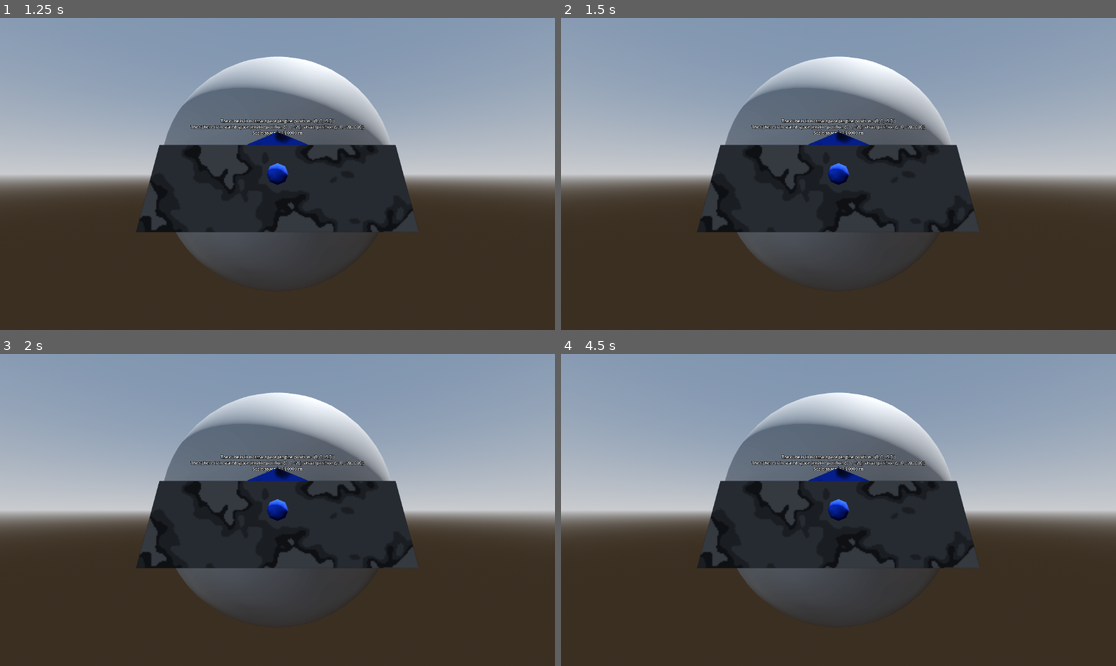
Above: before the commit, frames 1-4 (two rows, left to right).
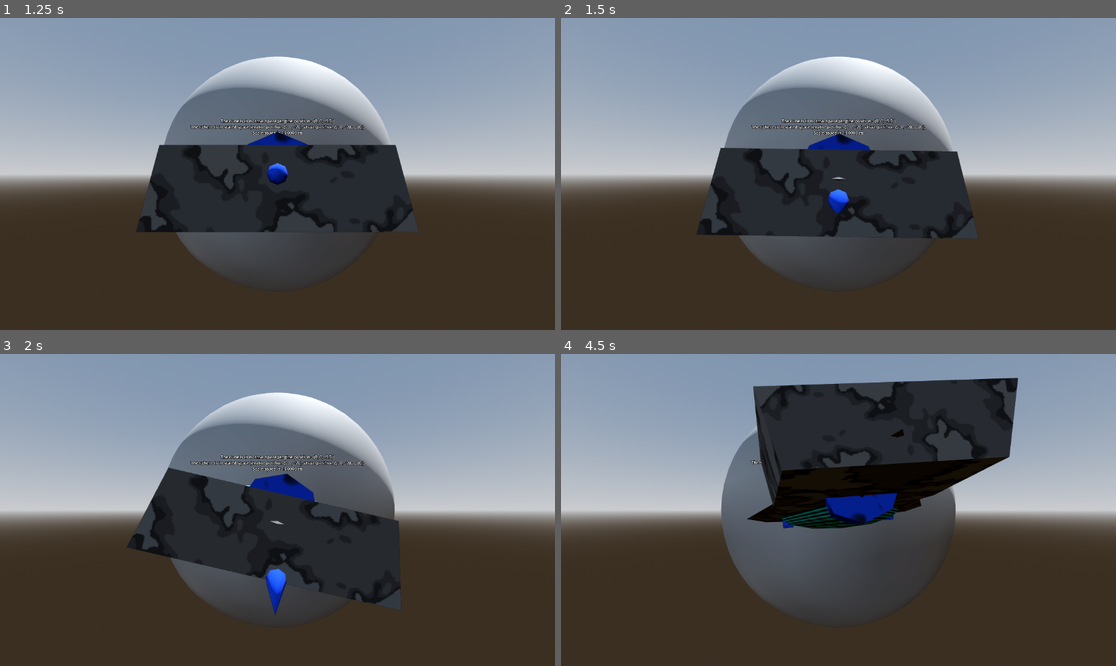
Above: after the commit, the same moments.

Repository: Ortley/black-hole-stars
Game: Godot game, scene res://scene/init.tscn
Same seed, same stepped clock (60 frames per second), same inputs: the game is played once before the commit and once after it.
Inputs (mouse positions are in pixels of both pictures, inside the frame that each line leads up to):
- Up to frame 1 (1.25 s): click "Play" at 0.5 s
- Up to frame 2 (1.5 s): tap Enter at 1.25 s; move the mouse to (960, 158) at 1.27 s; hold E (roll_right) from 1.28 s (still down); tap S (test_cam_backward) at 1.35 s; click (960, 158) at 1.42 s
- Up to frame 3 (2 s): keep holding E (roll_right); tap W (test_cam_forward) at 1.55 s
- Up to frame 4 (4.5 s): move the mouse to (727, 525) at 2.02 s; release E (roll_right) at 2.03 s; hold Down 2.03-2.78 s; tap W (test_cam_forward) at 2.1 s; tap A (test_cam_left) at 2.3, 2.85 s; move the mouse to (894, 441) at 2.77 s; hold E (roll_right) 2.78-3.53 s; tap D (test_cam_right) at 3.05, 3.6 s; move the mouse to (810, 572) at 3.52 s; hold Up 3.53-4.28 s; click (810, 572) at 3.67 s; tap Ctrl (throttle_decrease) at 3.8, 4.35 s; move the mouse to (1005, 556) at 4.27 s; hold Q (roll_left) from 4.28 s (still down)

Frame 1 is identical in both runs. In frame 2, 2.5% of the frame differs, in the area x 24-76%, y 36-71%; in frame 3, 5.9%; in frame 4, 25%, in the area x 24-83%, y 7-69%.

Commit message:
use NNLS for solving rcs thrust

Diff:
--- a/scene/game.tscn
+++ b/scene/game.tscn
@@ -4,6 +4,7 @@
 [ext_resource type="Script" uid="uid://ypunvoqwx5df" path="res://script/space-manager.gd" id="1_dbls1"]
 [ext_resource type="Script" uid="uid://cpoj2n3nxhl5f" path="res://script/class/thruster.gd" id="2_33cqm"]
 [ext_resource type="Script" uid="uid://ci2c07u5enlda" path="res://script/class/rcs.gd" id="3_xwcet"]
+[ext_resource type="Script" uid="uid://dl6ohdvmjcjjs" path="res://script/controller.gd" id="5_p1ry8"]
 
 [sub_resource type="ProceduralSkyMaterial" id="ProceduralSkyMaterial_n4st5"]
 sky_horizon_color = Color(0.66224277, 0.6717428, 0.6867428, 1)
@@ -78,121 +79,6 @@
 uv1_triplanar = true
 uv1_triplanar_sharpness = 150.0
 
-[sub_resource type="GDScript" id="GDScript_33cqm"]
-resource_name = "controller"
-script/source = "extends Node
-
-@export var target: NormalSpaceBody
-var intent_roll: float = 0.0
-var intent_pitch: float = 0.0
-var intent_z: float = 0.0
-
-var rcs_matrix: Array[Array]
-var u: Array[float]
-var tally: Array[int]
-var cost: Array[float]
-
-var max_force_scale = 0.0
-var max_rot_scale = 0.0
-
-func _ready() -> void:
-	if target:
-		set_target(target)
-
-func _physics_process(delta: float) -> void:
-	intent_roll = Input.get_axis(\"roll_left\", \"roll_right\")
-	intent_pitch = Input.get_axis(\"test_cam_forward\", \"test_cam_backward\")
-	intent_z = Input.get_axis(\"throttle_decrease\", \"throttle_increase\")
-	solve()
-
-	for r in len(target.rcs):
-		target.rcs[r].throttle = u[r]
-
-
-func solve() -> void:
-	var w = 50
-	var w2: Array = [
-		w * w, w * w, w * w, 1, 1, 1
-	]
-
-	var target_row: Array = [
-		0.0, 0.0, 0.0, 0.0, 0.0, intent_roll#target.rotation.x, target.rotation.y, target.rotation.z + intent_roll * PI * 2
-	]
-	print(target_row)
-
-	var h = [ ]
-	for j in len(rcs_matrix):
-		var s = 0.0
-		for k in 6:
-			s += w2[k] * rcs_matrix[j][k] * rcs_matrix[j][k]
-		h.append(s)
-
-	var resid = target_row.map(func (x): return -x)
-	for j in len(rcs_matrix):
-		for k in 6:
-			resid[k] += rcs_matrix[j][k] * u[j]
-
-	for sweep in 300:
-		var biggest_change = 0.0
-		for j in len(rcs_matrix):
-			if h[j] <= 0:
-				continue
-
-			var g = 0.01 * cost[j]
-			for k in 6:
-				g += w2[k] * rcs_matrix[j][k] * resid[k]
-
-			var new_u = u[j] - g / h[j]
-			new_u = clampf(new_u, 0.0, 1.0)
-
-			var delta = new_u - u[j]
-			if delta != 0.0:
-				for k in 6:
-					resid[k] += rcs_matrix[j][k] * delta
-				u[j] = new_u
-				if abs(delta) > biggest_change:
-					biggest_change = abs(delta)
-		if biggest_change < 1e-6:
-			break
-
-
-func set_target(new: NormalSpaceBody) -> void:
-	if new.is_node_ready():
-		_set_target_inner(new)
-	else:
-		new.ready.connect(_set_target_inner.bind(new))
-
-func _set_target_inner(new: NormalSpaceBody) -> void:
-	max_force_scale = 0.0
-	max_rot_scale = 0.0
-
-	target = new
-	rcs_matrix = []
-	u = []
-	tally = []
-	cost = []
-	for rcs in target.rcs:
-		var force = rcs.basis.z * rcs.magnitude
-		var rot = rcs.position.cross(force)
-		print(is_equal_approx(rcs.basis.z.z, 0.0))
-
-		var row: Array = [
-			force.x, force.y, force.z,
-			rot.x, rot.y, rot.z
-		]
-
-		rcs_matrix.append(row)
-		u.append(0.0)
-		tally.append(0)
-		cost.append(1)
-	if max_force_scale == 0.0:
-		max_force_scale = 1.0
-	if max_rot_scale == 0.0:
-		max_rot_scale = 1.0
-
-	print(rcs_matrix)
-"
-
 [node name="Game" type="Node3D" unique_id=1835963098]
 
 [node name="WorldEnvironment" type="WorldEnvironment" parent="." unique_id=1567304175]
@@ -378,7 +264,96 @@
 
 [node name="RCS" type="Node3D" parent="World/Normal/Smartmobile" unique_id=1718439822]
 transform = Transform3D(1, 0, 0, 0, -4.371139e-08, 1, 0, -1, -4.371139e-08, -2, 0, 0)
-rotation_edit_mode = 2
+script = ExtResource("3_xwcet")
+magnitude = 1.0
+metadata/_custom_type_script = "uid://ci2c07u5enlda"
+
+[node name="RCS2" type="Node3D" parent="World/Normal/Smartmobile" unique_id=1313385543]
+transform = Transform3D(1, 0, 0, 0, 1.3113416e-07, -1, 0, 1, 1.3113416e-07, -2, 0, 0)
+script = ExtResource("3_xwcet")
+magnitude = 1.0
+metadata/_custom_type_script = "uid://ci2c07u5enlda"
+
+[node name="RCS3" type="Node3D" parent="World/Normal/Smartmobile" unique_id=181134196]
+transform = Transform3D(1, 0, 0, 0, -4.371139e-08, 1, 0, -1, -4.371139e-08, 2, 0, 0)
+script = ExtResource("3_xwcet")
+magnitude = 1.0
+metadata/_custom_type_script = "uid://ci2c07u5enlda"
+
+[node name="RCS4" type="Node3D" parent="World/Normal/Smartmobile" unique_id=654768078]
+transform = Transform3D(1, 0, 0, 0, 1.3113416e-07, -1, 0, 1, 1.3113416e-07, 2, 0, 0)
+script = ExtResource("3_xwcet")
+magnitude = 1.0
+metadata/_custom_type_script = "uid://ci2c07u5enlda"
+
+[node name="RCS13" type="Node3D" parent="World/Normal/Smartmobile" unique_id=1201416057]
+transform = Transform3D(1, 0, 0, 0, -1, -8.742278e-08, 0, 8.742278e-08, -1, -2, 0, 0)
+script = ExtResource("3_xwcet")
+magnitude = 1.0
+metadata/_custom_type_script = "uid://ci2c07u5enlda"
+
+[node name="RCS14" type="Node3D" parent="World/Normal/Smartmobile" unique_id=1211743211]
+transform = Transform3D(1, 0, 0, 0, 1, 1.7484555e-07, 0, -1.7484555e-07, 1, -2, 0, 0)
+script = ExtResource("3_xwcet")
+magnitude = 1.0
+metadata/_custom_type_script = "uid://ci2c07u5enlda"
+
+[node name="RCS15" type="Node3D" parent="World/Normal/Smartmobile" unique_id=1544035215]
+transform = Transform3D(1, 0, 0, 0, -1, -8.742278e-08, 0, 8.742278e-08, -1, 2, 0, 0)
+script = ExtResource("3_xwcet")
+magnitude = 1.0
+metadata/_custom_type_script = "uid://ci2c07u5enlda"
+
+[node name="RCS16" type="Node3D" parent="World/Normal/Smartmobile" unique_id=499493087]
+transform = Transform3D(1, 0, 0, 0, 1, 1.7484555e-07, 0, -1.7484555e-07, 1, 2, 0, 0)
+script = ExtResource("3_xwcet")
+magnitude = 1.0
+metadata/_custom_type_script = "uid://ci2c07u5enlda"
+
+[node name="RCS5" type="Node3D" parent="World/Normal/Smartmobile" unique_id=554539875]
+transform = Transform3D(-4.371139e-08, -1, -4.371139e-08, 0, -4.371139e-08, 1, -1, 4.371139e-08, 1.9106855e-15, 8.742278e-08, 0, 2)
+script = ExtResource("3_xwcet")
+magnitude = 1.0
+metadata/_custom_type_script = "uid://ci2c07u5enlda"
+
+[node name="RCS6" type="Node3D" parent="World/Normal/Smartmobile" unique_id=2070482232]
+transform = Transform3D(-4.371139e-08, 1, 1.3113416e-07, 0, 1.3113416e-07, -1, -1, -4.371139e-08, -5.732056e-15, 8.742278e-08, 0, 2)
+script = ExtResource("3_xwcet")
+magnitude = 1.0
+metadata/_custom_type_script = "uid://ci2c07u5enlda"
+
+[node name="RCS7" type="Node3D" parent="World/Normal/Smartmobile" unique_id=308503360]
+transform = Transform3D(-4.371139e-08, -1, -4.371139e-08, 0, -4.371139e-08, 1, -1, 4.371139e-08, 1.9106855e-15, -8.742278e-08, 0, -2)
+script = ExtResource("3_xwcet")
+magnitude = 1.0
+metadata/_custom_type_script = "uid://ci2c07u5enlda"
+
+[node name="RCS8" type="Node3D" parent="World/Normal/Smartmobile" unique_id=1816090149]
+transform = Transform3D(-4.371139e-08, 1, 1.3113416e-07, 0, 1.3113416e-07, -1, -1, -4.371139e-08, -5.732056e-15, -8.742278e-08, 0, -2)
+script = ExtResource("3_xwcet")
+magnitude = 1.0
+metadata/_custom_type_script = "uid://ci2c07u5enlda"
+
+[node name="RCS9" type="Node3D" parent="World/Normal/Smartmobile" unique_id=789124243]
+transform = Transform3D(1.9106857e-15, 8.742278e-08, -1, -4.371139e-08, -1, -8.742278e-08, -1, 4.371139e-08, 1.9106855e-15, -3.821371e-15, 8.742278e-08, 2)
+script = ExtResource("3_xwcet")
+magnitude = 1.0
+metadata/_custom_type_script = "uid://ci2c07u5enlda"
+
+[node name="RCS10" type="Node3D" parent="World/Normal/Smartmobile" unique_id=845864899]
+transform = Transform3D(1.910687e-15, -1.7484555e-07, 1, -4.371139e-08, 1, 1.7484555e-07, -1, -4.371139e-08, -5.732056e-15, -3.821371e-15, 8.742278e-08, 2)
+script = ExtResource("3_xwcet")
+magnitude = 1.0
+metadata/_custom_type_script = "uid://ci2c07u5enlda"
+
+[node name="RCS11" type="Node3D" parent="World/Normal/Smartmobile" unique_id=1934531956]
+transform = Transform3D(1.9106857e-15, 8.742278e-08, -1, -4.371139e-08, -1, -8.742278e-08, -1, 4.371139e-08, 1.9106855e-15, 3.821371e-15, -8.742278e-08, -2)
+script = ExtResource("3_xwcet")
+magnitude = 1.0
+metadata/_custom_type_script = "uid://ci2c07u5enlda"
+
+[node name="RCS12" type="Node3D" parent="World/Normal/Smartmobile" unique_id=72622623]
+transform = Transform3D(1.910687e-15, -1.7484555e-07, 1, -4.371139e-08, 1, 1.7484555e-07, -1, -4.371139e-08, -5.732056e-15, 3.821371e-15, -8.742278e-08, -2)
 script = ExtResource("3_xwcet")
 magnitude = 1.0
 metadata/_custom_type_script = "uid://ci2c07u5enlda"
@@ -398,7 +373,7 @@
 script = ExtResource("1_dbls1")
 
 [node name="Controller" type="Node" parent="." unique_id=547705595 node_paths=PackedStringArray("target")]
-script = SubResource("GDScript_33cqm")
+script = ExtResource("5_p1ry8")
 target = NodePath("../World/Normal/Smartmobile")
 
 [node name="Scaled" type="CanvasLayer" parent="." unique_id=120549414]
--- a/script/class/normal_space_body.gd
+++ b/script/class/normal_space_body.gd
@@ -28,6 +28,5 @@
 		apply_force(thruster.magnitude * thruster.global_basis.z * thruster.throttle, thruster.global_position - global_position)
 	for rc in rcs:
 		apply_force(rc.magnitude * rc.global_basis.z * rc.throttle, rc.global_position - global_position)
-		print(rc.throttle)
 		#if rc.active == true:
-			#apply_force(rc.magnitude * rc.global_basis.z, rc.global_position - global_position)
+		#	apply_force(rc.magnitude * rc.global_basis.z, rc.global_position - global_position)
--- /dev/null
+++ b/script/controller.gd
@@ -0,0 +1,188 @@
+extends Node
+
+# https://en.wikipedia.org/wiki/Non-negative_least_squares
+
+@export var target: NormalSpaceBody
+var intent_yaw: float = 0.0
+var intent_pitch: float = 0.0
+var intent_roll: float = 0.0
+
+var intent_z: float = 0.0
+
+var m: int = 6
+var n: int = 0
+
+var rcs_matrix: Array[PackedFloat64Array] # m x n
+var activation: PackedFloat64Array # m x 1
+
+func _ready() -> void:
+	build_matrix()
+
+func _physics_process(delta: float) -> void:
+	intent_yaw = Input.get_axis("test_cam_left", "test_cam_right")
+	intent_roll = -Input.get_axis("roll_left", "roll_right")
+	intent_pitch = Input.get_axis("test_cam_forward", "test_cam_backward")
+
+	intent_z = Input.get_axis("throttle_decrease", "throttle_increase")
+
+	var target_col = PackedFloat64Array([0.0, 0.0, intent_z, intent_pitch, intent_yaw, intent_roll])
+	var result = solve_nnls(rcs_matrix, target_col)
+	for i in n:
+		target.rcs[i].throttle = result[i]
+
+func solve_nnls(A: Array[PackedFloat64Array], target_col: PackedFloat64Array, tolerance: float = 1e-5):
+	# P = null set
+	# R = {1 ... n} (everything active)
+	var passive: Array[bool] = [] # bool mask over rcs
+	passive.resize(n)
+	passive.fill(false)
+
+	# Set x to an all-zero vector of dimension n
+	var x := PackedFloat64Array()
+	x.resize(n)
+	x.fill(0.0)
+
+	# w = A^T * (b - Ax)
+	var w = gradient(A, target_col, x)
+
+
+	# main loop
+	for _outer in 3 * n:
+		# stopping test for KTT conditions
+		# ~ while R != null set and max(W^R) > epsilon
+		var j := -1
+		var best := tolerance
+
+		for i in n:
+			if not passive[i] and w[i] > best:
+				best = w[i]
+				j = i
+		if j == -1:
+			break
+
+		# add j to P, remove j from R
+		passive[j] = true
+		# let AP be A restrixted to the variables included in P
+		var s = solve_passive(A, target_col, passive)
+
+		# Repair mode
+		for _inner in 3 * n:
+			var a := INF
+			for i in n:
+				if passive[i] and s[i] <= tolerance:
+					var denominator = x[i] - s[i]
+					if absf(denominator) < 1e-12:
+						a = 0.0
+					else:
+						a = minf(a, x[i] / denominator)
+			if a == INF:
+				break
+
+			for i in n:
+				x[i] += a * (s[i] - x[i])
+			for i in n:
+				if passive[i] and x[i] <= tolerance:
+					passive[i] = false
+					x[i] = 0.0
+			s = solve_passive(A, target_col, passive)
+
+		x = s
+		w = gradient(A, target_col, x)
+
+	return x
+
+# w = A^T * (b -Ax)
+func gradient(A: Array[PackedFloat64Array], b: PackedFloat64Array, x: PackedFloat64Array):
+	# residual
+	var r := b.duplicate()
+	for j in n:
+		for i in m:
+			r[i] -= A[j][i] * x[j]
+
+	# dual vector
+	var w := PackedFloat64Array()
+	w.resize(n)
+	for j in n:
+		w[j] = dot(A[j], r)
+	return w
+
+func dot(a: PackedFloat64Array, b: PackedFloat64Array) -> float:
+	var prod := 0.0
+	for i in a.size():
+		prod += a[i] * b[i]
+	return prod
+
+# sP = (( A^P )^T A^P )^-1 ( A^P )^T y
+func solve_passive(A: Array[PackedFloat64Array], b: PackedFloat64Array, passive: Array[bool], eps: float = 1e-12):
+	var idx: Array[int] = []
+	for j in n:
+		if passive[j]:
+			idx.append(j)
+	var k := idx.size()
+
+	var s := PackedFloat64Array()
+	s.resize(n)
+	s.fill(0.0)
+	if k == 0: return s
+
+	var Q: Array[PackedFloat64Array] = []
+	var R: Array = []
+	for i in k:
+		var row := PackedFloat64Array()
+		row.resize(k)
+		row.fill(0.0)
+		R.append(row)
+
+	for j in k:
+		var v := A[idx[j]].duplicate()
+		for i in j:
+			R[i][j] = dot(Q[i], v)
+			for t in m:
+				v[t] -= R[i][j] * Q[i][t]
+		var norm := sqrt(dot(v, v))
+		R[j][j] = norm
+		var q := PackedFloat64Array()
+		q.resize(m)
+		q.fill(0.0)
+		if norm > eps:
+			for t in m:
+				q[t] = v[t] / norm
+		Q.append(q)
+
+	var y := PackedFloat64Array()
+	y.resize(k)
+	y.fill(0.0)
+
+	for i in range(k - 1, -1, -1):
+		if R[i][i] <= eps:
+			continue
+		var acc := dot(Q[i], b)
+		for j in range(i + 1, k):
+			acc -= R[i][j] * y[j]
+		y[i] = acc / R[i][i]
+
+	for i in k:
+		s[idx[i]] = y[i]
+	return s
+
+func build_matrix():
+	n = 0
+	m = 6
+
+	rcs_matrix.clear()
+	activation = PackedFloat64Array()
+
+	for rcs in target.rcs:
+		var force := rcs.basis.z * rcs.magnitude
+		var torque := rcs.position.cross(force)
+
+		var row = PackedFloat64Array([
+			force.x, force.y, force.z,
+			torque.x, torque.y, torque.z,
+		])
+
+		rcs_matrix.append(row)
+
+	n = rcs_matrix.size()
+	activation.resize(n)
+	activation.fill(0.0)
Not shown, added: script/controller.gd.uid
